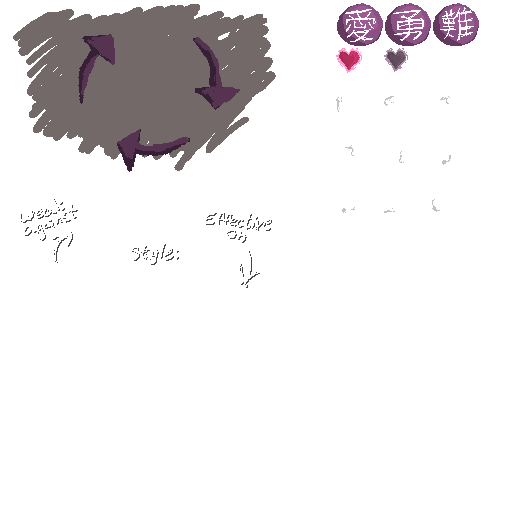
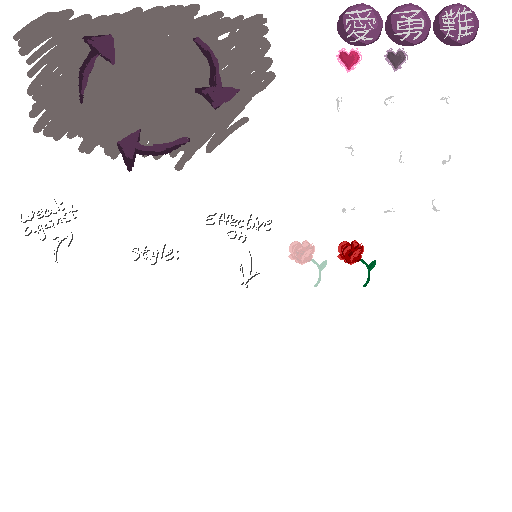
Revision of a layered 512x512 image; what changed, layer by layer:
showed "Pasted Layer #4", moved it above "marker", painted on it over [left=337, top=240, right=376, bottom=287]
painted on "marker" over [left=289, top=3, right=479, bottom=253]
removed layer "Layer" over [left=337, top=3, right=479, bottom=46]
added layer "deleteme" above "Layer #1" over [left=288, top=240, right=327, bottom=287]
